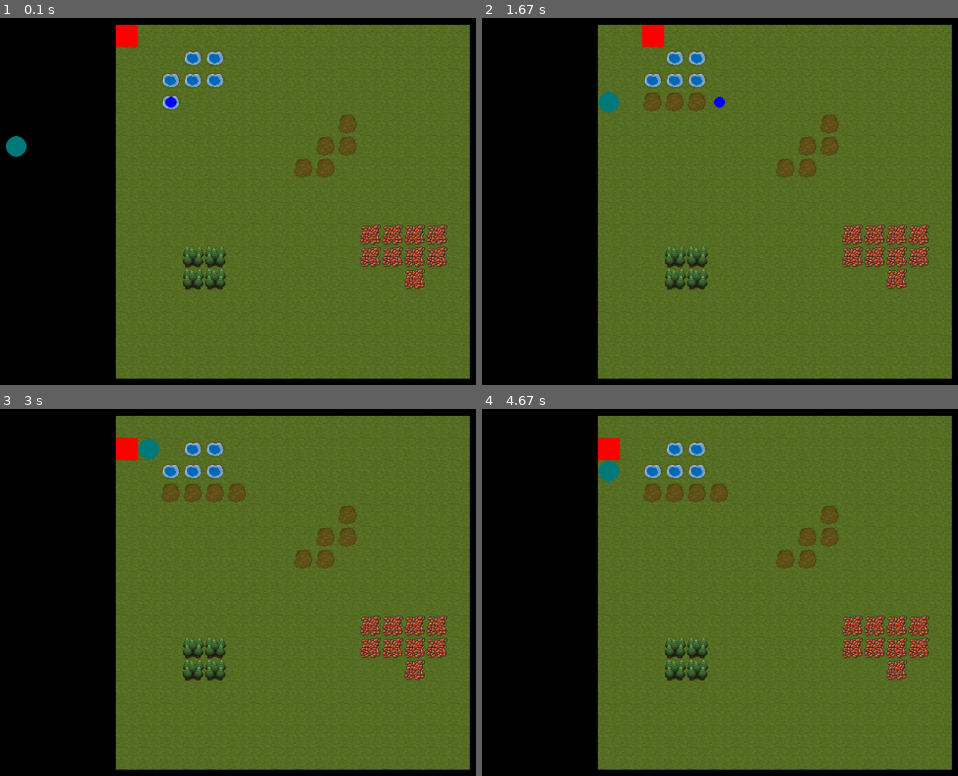
Above: before the commit, frames 1-4 (two rows, left to right).
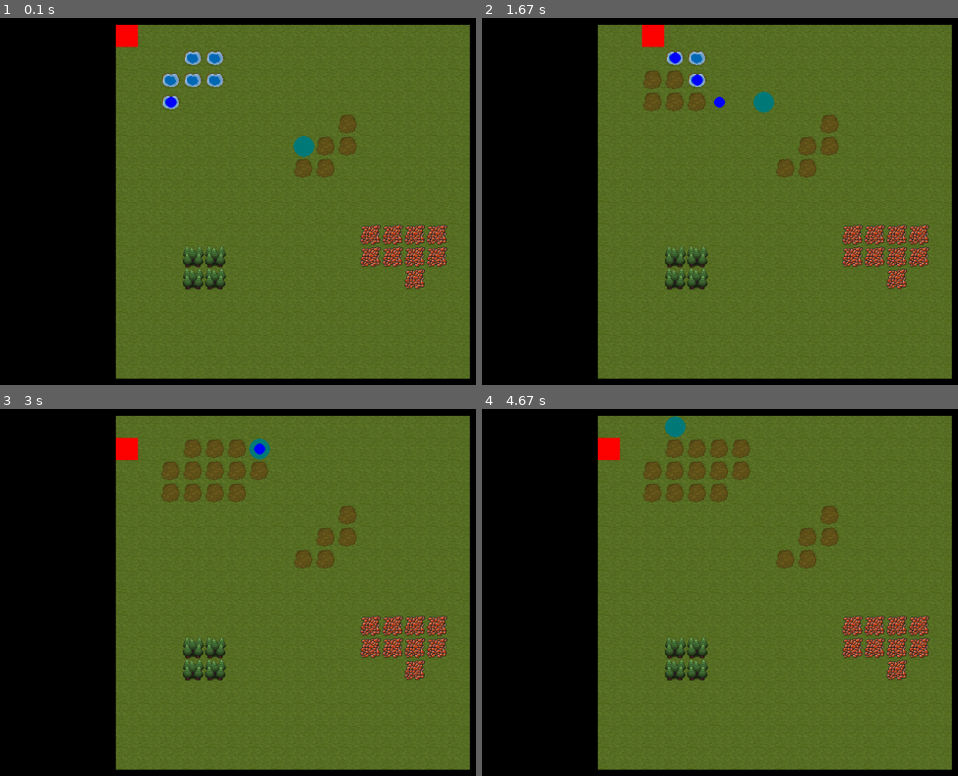
Above: after the commit, the same moments.

Repository: mytinycloud/90D-pygame-scaffold
Game: pygame game, started from main.py
The game is run twice, just before and just after one commit, with the same random seed, the same clock (stepped at 60 frames per second) and the same inputs.
Inputs (mouse positions are in pixels of both pictures, inside the frame that each line leads up to):
- Up to frame 1 (0.1 s): no input
- Up to frame 2 (1.67 s): hold D 0.33-0.8 s; move the mouse to (753, 238) at 0.37 s; hold W 0.83-1.13 s; hold D 1.17-1.63 s
- Up to frame 3 (3 s): hold A 1.67-2.2 s; hold S 2.23-2.53 s; hold A 2.57-2.97 s
- Up to frame 4 (4.67 s): hold W 3-3.37 s; hold D 3.4-4.03 s; hold S 4.07-4.43 s; hold A from 4.47 s (still down)

The runs differ from the first frame. In frame 1, 0.4% of the frame differs, in the area x 1-67%, y 32-38%; in frame 2, 0.8%; in frame 3, 1.4%; in frame 4, 1.6%, in the area x 24-57%, y 1-20%.

Commit message:
Add propagation rules

Diff:
--- a/systems/effect.py
+++ b/systems/effect.py
@@ -8,6 +8,7 @@
 from .tilemap import TilemapComponent
 from . import turn
 from . import tilemap
+from . import utils
 
 
 EFFECT_WAVE = 0
@@ -23,10 +24,13 @@
     energy: int = 1
     type: int = EFFECT_WAVE
     harvests: dict[int,tuple[int,int]] = factory(dict)
+    propagates: dict[int,tuple] = factory(dict)
 
     def add_harvest(self, tile_in: int, tile_out: int, energy: int):
         self.harvests[tile_in] = (tile_out, energy)
 
+    def add_propagation(self, tile_in: int):
+        self.propagates[tile_in] = ()
 
 
 '''
@@ -46,12 +50,14 @@
 
         effect: EffectComponent = e.effect
         motion: MotionComponent = e.motion
+        pos = motion.position
+        dir = effect.direction
 
         # Harvesting
-        tile = map.get_tile(motion.position)
+        tile = map.get_tile(pos)
         if tile in effect.harvests:
             new_tile, energy_gain = effect.harvests[tile]
-            map.set_tile(motion.position, new_tile)
+            map.set_tile(pos, new_tile)
             effect.energy += energy_gain
 
         # Propagation
@@ -59,8 +65,17 @@
             if effect.type == EFFECT_WAVE:
                 # Waves transfer all energy forward.
                 energy_transfer = effect.energy - 1
-                group.add(propagate_entity(e, motion.position + effect.direction, energy_transfer))
+                group.add(propagate_entity(e, pos + dir, energy_transfer))
                 effect.energy -= energy_transfer
+
+                adjacents = [
+                    pos + utils.rotate_vector_cw(dir),
+                    pos + utils.rotate_vector_ccw(dir)
+                ]
+                for coord in adjacents:
+                    tile = map.get_tile(coord)
+                    if tile in effect.propagates:
+                        group.add(propagate_entity(e, coord, 0))
 
         # decay
         effect.energy -= 1
@@ -96,6 +111,7 @@
     e.effect = EffectComponent()
     e.effect.add_harvest(tilemap.TILE_WATER, tilemap.TILE_MUD, 3)
     e.effect.add_harvest(tilemap.TILE_EARTH, tilemap.TILE_MUD, 0)
+    e.effect.add_propagation(tilemap.TILE_WATER)
     effect_dict["wave"] = e
 
     return effect_dict
--- a/systems/enemy.py
+++ b/systems/enemy.py
@@ -48,18 +48,15 @@
         a random one to move to.
     """
     delta = p_pos - e_pos
-    print(delta)
 
     velocity_x = Vector2(copysign(1.0, delta.x), 0)
     velocity_y = Vector2(0, copysign(1.0, delta.y))
 
     # If neither are in plane with player, choose random one
-    if (delta.x != 0 and delta.y != 0):
-        print('not in plane', delta.x, delta.y)
-        print('choice:', choice([velocity_x, velocity_y]))
+    if delta.x != 0 and delta.y != 0:
         return choice([velocity_x, velocity_y])
 
-    if (delta.x != 0):
+    if delta.x != 0:
         return velocity_x
     else:
         return velocity_y
--- a/systems/testing.py
+++ b/systems/testing.py
@@ -19,6 +19,6 @@
 Mount the testing system any testing init
 '''
 def mount_testing_system(group: EntityGroup):
-    group.add(create_enemy((-5,5)))
+    group.add(create_enemy((8,5)))
     group.add(create_effect("wave", Vector2(2,3), Vector2(1,0)))
     group.mount_system(testing_system)
